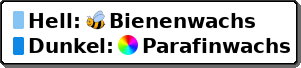
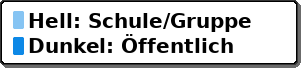
Before/after of a 301 x 68 layered artwork. What changed in the layer stack:
hid "Hell: Bienenwachs" over (30, 12, 255, 29)
renamed "Hell: Schule" to "Hell: Schule/Gruppeeeeeeeee", showed it, painted on it over (30, 12, 251, 32)
hid "Bienenwachs" over (86, 10, 106, 30)
hid "Parafinwachs" over (118, 35, 138, 55)
hid "Dunkel: Parafin" over (30, 37, 290, 54)
showed "Dunkel: öffentlich" over (30, 34, 233, 53)
